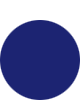
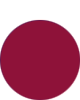
Revision of a layered 80x100 image; what changed, layer by layer:
added layer "Layer 3" (vivid light, 50%) above "Polygon 6" over (x1=0, y1=19, x2=80, y2=100)
